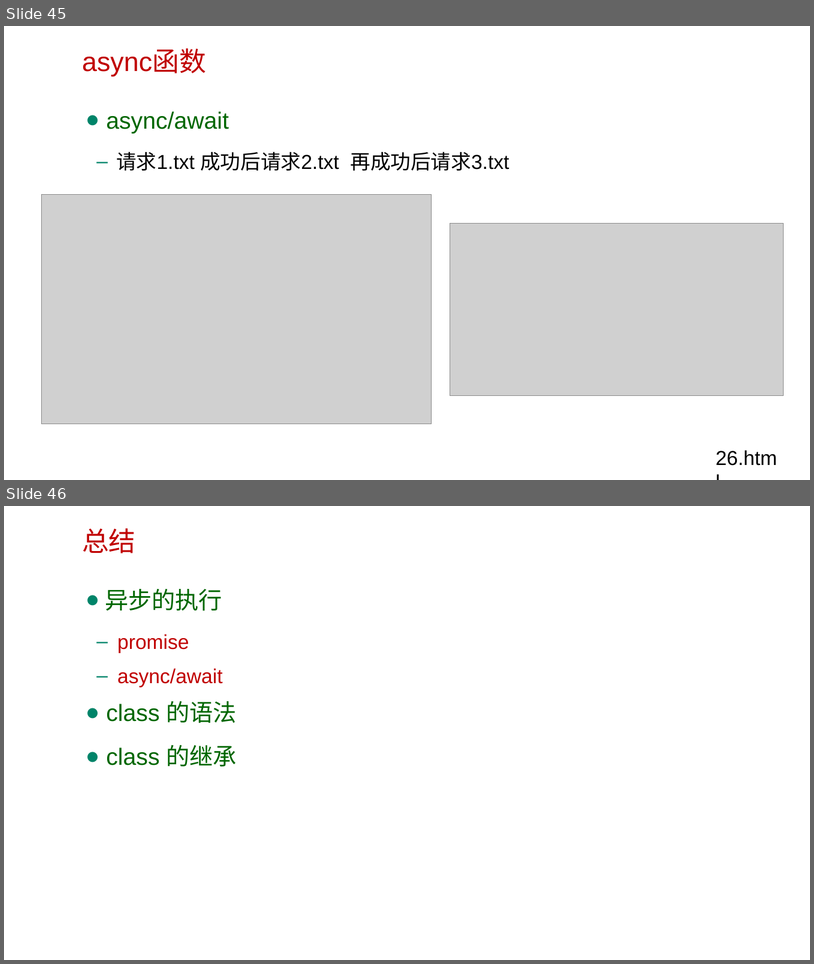
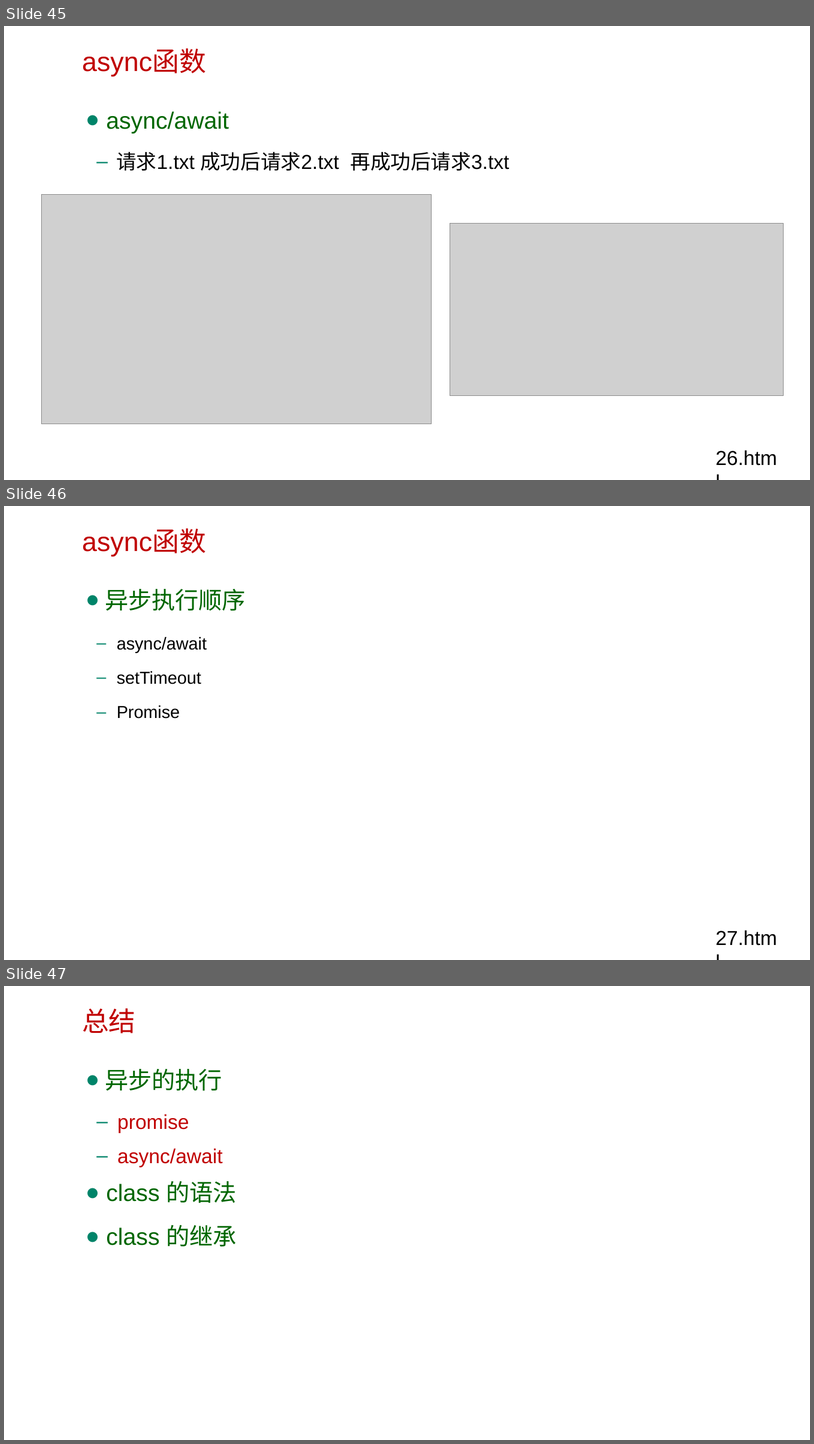
Before and after one commit to Hujinna/javascript-advanced, a slide deck: 20.ES6（二）/20.ES6（二）.pptx. Shown one above the other, each under a label of ours: slides 45 and 46 before the commit, slides 45, 46 and 47 after it. The pictures are 814x964 and 814x1444 pixels, drawn with LibreOffice and Linux fonts; fonts in the diff are those of the drawing; grey boxes stand for pictures; background and template pictures are left out. Boxes give left, top, right and bottom in pixels: in the first picture for what was removed or moved away, otherwise in the second. Text is boxed around its words. In the diff, an @@ line names an element or a change of style, - is before the commit and + after.

Commit message:
Add PPT

```diff
--- a/20.ES6（二）/20.ES6（二）.pptx
+++ b/20.ES6（二）/20.ES6（二）.pptx
@@ slide 46 added at (4, 506, 810, 960), background picture (left out) @@
@@ text added at (82, 530, 206, 556), 32 pt, text #C00000 @@
+async函数
@@ text added at (105, 589, 246, 718), 20.6 pt, text #000000 @@
+● 异步执行顺序
+  – async/await
+  – setTimeout
+  – Promise
@@ text added at (716, 930, 778, 945), 24 pt, text #000000 @@
+27.html
@@ what was slide 46 is now slide 47 @@
```
Also in this commit, not shown: 8 other files.
